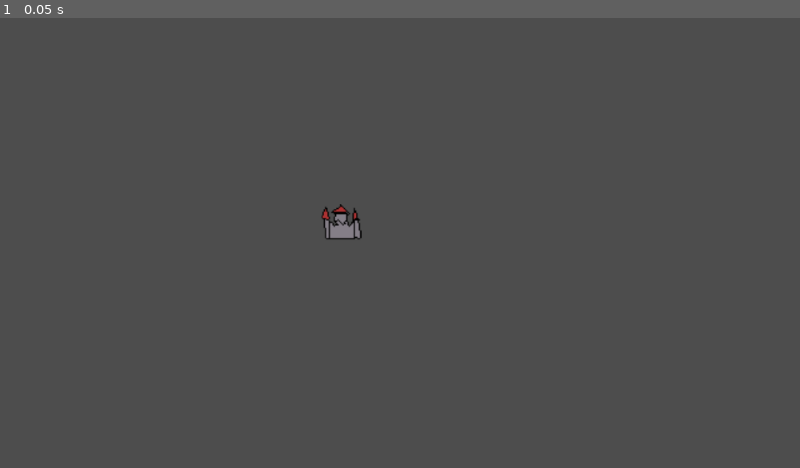
Above: before the commit, frame 1.
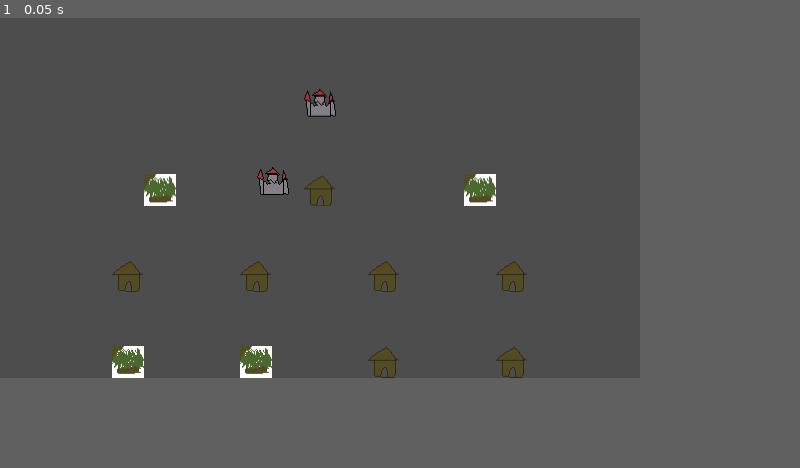
Above: after the commit, the same moment.

Repository: Fredo992/godot-project
Game: Godot game, scene res://Test folder/menutest.tscn
Two runs of this game, one before a commit and one after it. Both use one fixed random seed, a clock stepped at 60 frames per second and the inputs below. Before the commit the project has no main scene; this scene is started directly in both runs.
Inputs:
- Up to frame 1 (0.05 s): no input
In our replay, the window is 800x450 before the commit and 640x360 after it. These sizes can differ from the game's own. Grey fills any space a smaller window leaves; there, only what the larger window draws over its background counts as a difference.

The runs differ from the first frame. In frame 1, 2.8% of the frame differs, in the area x 14-66%, y 15-80%.

Commit message:
refactoring world map script
- world map manager uses utility functions of world map generator, hold a cache of the position and the type of node initialized, hold a cache of the open menu and clean it when clicked another menu
- world map generator, utility script that hold the fucntions to fill the map with nodes based on screen heigth

Diff:
--- a/project.godot
+++ b/project.godot
@@ -11,21 +11,20 @@
 [application]
 
 config/name="boh"
+run/main_scene="uid://bvax0dhh6i8bn"
 config/features=PackedStringArray("4.7", "Mobile")
 
 [autoload]
 
 InputManager="*uid://becpnfcuy4xug"
-WorldMap="*uid://bnckkgl1h60mf"
 AssetLoader="*uid://b4m0axn51tswh"
+WorldMapManager="*uid://fmkqymhui2fo"
 
 [display]
 
 window/size/viewport_width=640
 window/size/viewport_height=360
 window/size/mode=3
-window/size/window_width_override=3840
-window/size/window_height_override=2160
 window/stretch/mode="canvas_items"
 
 [dotnet]
--- a/scenes/map_object/map_object.gd
+++ b/scenes/map_object/map_object.gd
@@ -25,9 +25,6 @@
 func _on_mouse_click() -> void:
 	request_menu_open.emit(option_menu)
 
-
-
-
 func _on_mouse_entered() -> void:
 	sprite.scale = Vector2(1.1, 1.1)
 
--- /dev/null
+++ b/scenes/ui/character/CharacterSheet.gd
@@ -0,0 +1,22 @@
+
+class_name CharacterSheet
+extends Resource
+
+enum statName{STR,DEX,CON}
+
+var characterStat: Dictionary[statName, int] = {
+	statName.STR: 0,
+	statName.DEX: 0,
+	statName.CON: 0
+}
+
+
+func _increaseStat(key: statName, amount: int):
+	if amount > 0:
+		characterStat[key] += amount
+	else:
+		characterStat[key] -= amount
+
+func _initializeSheet(stats: Dictionary[statName, int]):
+	for key in stats:
+		characterStat[key] = stats[key]
--- /dev/null
+++ b/scenes/ui/character/PlayerMenu.gd
@@ -0,0 +1 @@
+extends Control
--- /dev/null
+++ b/scenes/ui/character/control.tscn
@@ -0,0 +1,24 @@
+[gd_scene format=3 uid="uid://bvax0dhh6i8bn"]
+
+[ext_resource type="Script" uid="uid://y27ofh8ur1tq" path="res://scenes/ui/character/PlayerMenu.gd" id="1_3yvhp"]
+
+[node name="Control" type="Control" unique_id=1324355192]
+layout_mode = 3
+anchors_preset = 15
+anchor_right = 1.0
+anchor_bottom = 1.0
+grow_horizontal = 2
+grow_vertical = 2
+script = ExtResource("1_3yvhp")
+
+[node name="Panel" type="Panel" parent="." unique_id=1885666302]
+layout_mode = 0
+offset_right = 640.0
+offset_bottom = 362.0
+
+[node name="VBoxContainer" type="VBoxContainer" parent="Panel" unique_id=1706567081]
+layout_mode = 0
+offset_left = 335.0
+offset_top = 16.0
+offset_right = 621.0
+offset_bottom = 346.0
--- a/scenes/ui/menu/popup_menu.gd
+++ b/scenes/ui/menu/popup_menu.gd
@@ -20,11 +20,11 @@
 	menu_rect = Rect2($SfondoMenu/OptionsContainer.global_position, size)
 
 #to debug visually
-#func _draw() -> void:
-	#if menu_rect:
-		#var local_rect = Rect2(menu_rect.position - global_position, menu_rect.size)
-		#draw_rect(local_rect, Color(1.0, 0.0, 0.0, 0.3), true)
-		#draw_rect(local_rect, Color(1.0, 0.0, 0.0, 1.0), false, 2.0)
+func _draw() -> void:
+	if menu_rect:
+		var local_rect = Rect2(menu_rect.position - global_position, menu_rect.size)
+		draw_rect(local_rect, Color(1.0, 0.0, 0.0, 0.3), true)
+		draw_rect(local_rect, Color(1.0, 0.0, 0.0, 1.0), false, 2.0)
 
 func _setup_button_behavior(button: Button, text: String, behavior: Callable):
 	button.text = text
--- /dev/null
+++ b/scenes/world_map/WorldMap.tscn
@@ -0,0 +1,85 @@
+[gd_scene format=3 uid="uid://bk5lo65qkp4n6"]
+
+[ext_resource type="Script" uid="uid://fmkqymhui2fo" path="res://scenes/world_map/world_map_manager.gd" id="1_cd3fp"]
+[ext_resource type="Texture2D" uid="uid://bj8lmo1j7uxpm" path="res://resources/sprites/map nodes/old/ChatGPT Image Jun 4, 2026, 03_36_50 PM.png" id="2_rpk6m"]
+[ext_resource type="StyleBox" uid="uid://yo8sl8cft5p1" path="res://resources/style/FF7Button.tres" id="3_lcn2y"]
+[ext_resource type="StyleBox" uid="uid://mdk1rivvts73" path="res://resources/style/PressedButton.tres" id="4_4m3x2"]
+[ext_resource type="StyleBox" uid="uid://bipcs04h6m5kn" path="res://resources/style/HoverButton.tres" id="5_67qyv"]
+[ext_resource type="Script" uid="uid://b5et0dtkfvf3e" path="res://scenes/world_map/camera_movement.gd" id="6_ig6v8"]
+
+[node name="WorldMap" type="Control" unique_id=1365758619]
+layout_mode = 3
+anchors_preset = 15
+anchor_right = 1.0
+anchor_bottom = 1.0
+grow_horizontal = 2
+grow_vertical = 2
+mouse_filter = 1
+script = ExtResource("1_cd3fp")
+
+[node name="TextureRect" type="TextureRect" parent="." unique_id=956487315]
+layout_mode = 1
+anchors_preset = 15
+anchor_right = 1.0
+anchor_bottom = 1.0
+offset_left = -192.0
+offset_top = -588.0
+offset_right = 192.0
+offset_bottom = 588.0
+grow_horizontal = 2
+grow_vertical = 2
+texture = ExtResource("2_rpk6m")
+
+[node name="CanvasLayer" type="CanvasLayer" parent="." unique_id=1531961329]
+
+[node name="Panel" type="Panel" parent="CanvasLayer" unique_id=282361317]
+anchors_preset = 3
+anchor_left = 1.0
+anchor_top = 1.0
+anchor_right = 1.0
+anchor_bottom = 1.0
+grow_horizontal = 0
+grow_vertical = 0
+mouse_filter = 1
+
+[node name="VBoxContainer" type="VBoxContainer" parent="CanvasLayer/Panel" unique_id=779456170]
+layout_mode = 1
+anchors_preset = 3
+anchor_left = 1.0
+anchor_top = 1.0
+anchor_right = 1.0
+anchor_bottom = 1.0
+offset_left = -28.0
+offset_top = -56.0
+grow_horizontal = 0
+grow_vertical = 0
+theme_override_constants/separation = 0
+alignment = 2
+
+[node name="Button" type="Button" parent="CanvasLayer/Panel/VBoxContainer" unique_id=921780135]
+layout_mode = 2
+theme_override_styles/normal = ExtResource("3_lcn2y")
+theme_override_styles/pressed = ExtResource("4_4m3x2")
+theme_override_styles/hover = ExtResource("5_67qyv")
+text = "Army
+"
+
+[node name="Button2" type="Button" parent="CanvasLayer/Panel/VBoxContainer" unique_id=1777315304]
+layout_mode = 2
+theme_override_styles/normal = ExtResource("3_lcn2y")
+theme_override_styles/pressed = ExtResource("4_4m3x2")
+theme_override_styles/hover = ExtResource("5_67qyv")
+text = "Inventory"
+
+[node name="Button3" type="Button" parent="CanvasLayer/Panel/VBoxContainer" unique_id=2016378290]
+layout_mode = 2
+theme_override_styles/normal = ExtResource("3_lcn2y")
+theme_override_styles/pressed = ExtResource("4_4m3x2")
+theme_override_styles/hover = ExtResource("5_67qyv")
+text = "Diary
+"
+
+[node name="Camera2D" type="Camera2D" parent="." unique_id=1569878698]
+anchor_mode = 0
+drag_vertical_enabled = true
+script = ExtResource("6_ig6v8")
--- /dev/null
+++ b/scenes/world_map/camera_movement.gd
@@ -0,0 +1,16 @@
+extends Camera2D
+
+
+@export var pan_speed: float = 400.0
+
+func _process(delta: float) -> void:
+	var dir := Vector2.ZERO
+	if Input.is_action_pressed("ui_right"):
+		dir.x += 1
+	if Input.is_action_pressed("ui_left"):
+		dir.x -= 1
+	if Input.is_action_pressed("ui_down"):
+		dir.y += 1
+	if Input.is_action_pressed("ui_up"):
+		dir.y -= 1
+	position += dir * pan_speed * delta
--- a/scenes/world_map/map_generator.gd
+++ /dev/null
@@ -1,86 +0,0 @@
-extends Node2D
-
-
-var number_of_rows = 16
-var screen_height = 1040
-var space_between_rows
-
-func getRowsSpacing(rows):
-	return screen_height / (rows + 1)
-
-
-func getEntityPositionsOnX(number_of_entities, entity_y):
-	var screen_width = get_viewport().get_visible_rect().size.x
-	var entity_positions: Array = []
-	var space_between_entities = screen_width / (number_of_entities + 1)
-	for i in range(number_of_entities):
-		var entity_x = space_between_entities * ( i + 1)
-		entity_positions.append(Vector2(entity_x, entity_y))
-	return entity_positions
-
-
-func castToPackedScenes(asset_dictionary: Dictionary, key: String):
-	var file_dictionary:File_dictionary = asset_dictionary[key]
-	var scene_array: Array[PackedScene] = []
-	for value in file_dictionary.folder_dictionary.values():
-		var path = value
-		var scene = load(path)
-		if scene is PackedScene:
-			scene_array.append(scene)
-	return scene_array
-
-
-func makeInstanceOfScene(scene :PackedScene, entity_pos :Vector2):
-	var instance = scene.instantiate()
-	add_child(instance)
-	instance.position = entity_pos
-	if instance.has_signal("request_menu_open"):
-		instance.request_menu_open.connect(WorldMap._on_menu_requested)
-	return instance
-
-func _ready():
-	InputManager.subscribe_click_ui(_unhandled_input)
-	space_between_rows = getRowsSpacing(number_of_rows)
-	var fixed_scenes = castToPackedScenes(AssetLoader.asset_dictionary, "fixed_nodes")
-	var random_scenes =  castToPackedScenes(AssetLoader.asset_dictionary, "random_nodes")
-
-	for i in range(number_of_rows):
-		if (i == 0):
-			var positions = getEntityPositionsOnX(1, (space_between_rows * (i+1)))
-			makeInstanceOfScene(fixed_scenes[0], positions[0])
-		elif (i == number_of_rows -1):
-			var positions = getEntityPositionsOnX(1, (space_between_rows * (i+1)))
-			makeInstanceOfScene(fixed_scenes[0], positions[0])
-		elif (i%4 == 0):
-			var positions = getEntityPositionsOnX(1, (space_between_rows * (i+1)))
-			makeInstanceOfScene(fixed_scenes[1], positions[0])
-		else:
-			for entity_pos in getEntityPositionsOnX(randi_range(1,4), (space_between_rows * (i+1))):
-				makeInstanceOfScene(random_scenes[randi_range(1,random_scenes.size())-1], entity_pos)
-
-
-var trascinamento_attivo: bool = false
-var offset_y: float = 0.0
-
-func _unhandled_input(event: InputEvent) -> void:
-	# 1. Controlliamo il tasto destro per il trascinamento
-	if event is InputEventMouseButton and event.button_index == MOUSE_BUTTON_RIGHT:
-		trascinamento_attivo = event.pressed
-		# Memorizziamo la differenza tra la posizione del mondo e il mouse al momento del click
-		if trascinamento_attivo:
-			offset_y = event.position.y - position.y
-
-	# 2. Se muoviamo il mouse, spostiamo il mondo solo in verticale
-	if event is InputEventMouseMotion and trascinamento_attivo:
-		# Usiamo la posizione assoluta del mouse meno l'offset calcolato al click
-		# Questo garantisce che la mappa segua il mouse senza usare il "relative"
-		position.y = event.position.y - offset_y
-
-		# Controllo superiore
-		if position.y >= 0:
-			position.y = 0
-
-		if position.y <= -(screen_height - get_viewport_rect().size.y):
-			position.y = -(screen_height - get_viewport_rect().size.y)
-
-		position.x = 0.0
--- /dev/null
+++ b/scenes/world_map/static_map_generator.gd
@@ -0,0 +1,63 @@
+extends RefCounted
+class_name MapGenerator
+
+var number_of_rows = 20
+var screen_height: float
+var screen_width: float
+
+func _init(height: float, width: float) -> void:
+	screen_height = height
+	screen_width = width
+
+func _getRowsSpacing(rows):
+	return screen_height / (rows + 1)
+
+
+func _getEntityPositionsOnX(number_of_entities, entity_y):
+	var entity_positions: Array = []
+	var space_between_entities = screen_width / (number_of_entities + 1)
+	for i in range(number_of_entities):
+		var entity_x = space_between_entities * ( i + 1)
+		entity_positions.append(Vector2(entity_x, entity_y))
+	return entity_positions
+
+
+func _castToPackedScenes(asset_dictionary: Dictionary, key: String):
+	var file_dictionary:File_dictionary = asset_dictionary[key]
+	var scene_array: Array[PackedScene] = []
+	for value in file_dictionary.folder_dictionary.values():
+		var path = value
+		if ResourceLoader.exists(path):
+			var scene = load(path)
+			if scene is PackedScene:
+				scene_array.append(scene)
+		else:
+			print("Attenzione: Il path è errato o la risorsa non esiste: ", path)
+	return scene_array
+
+func _makeInstanceOfScene(scene :PackedScene, entity_pos :Vector2):
+	var instance = scene.instantiate()
+	instance.position = entity_pos
+	return instance
+
+func _generate_map() -> Array[Node]:
+	var space_between_rows = _getRowsSpacing(number_of_rows)
+	var fixed_scenes = _castToPackedScenes(AssetLoader.asset_dictionary, "fixed_nodes")
+	var random_scenes =  _castToPackedScenes(AssetLoader.asset_dictionary, "random_nodes")
+	var map_cache: Array[Node]
+
+	for i in range(number_of_rows):
+		if (i == 0):
+			var positions = _getEntityPositionsOnX(1, (space_between_rows * (i+1)))
+			map_cache.append(_makeInstanceOfScene(fixed_scenes[0], positions[0]))
+		elif (i == number_of_rows -1):
+			var positions = _getEntityPositionsOnX(1, (space_between_rows * (i+1)))
+			map_cache.append(_makeInstanceOfScene(fixed_scenes[0], positions[0]))
+		elif (i%4 == 0):
+			var positions = _getEntityPositionsOnX(1, (space_between_rows * (i+1)))
+			map_cache.append(_makeInstanceOfScene(fixed_scenes[1], positions[0]))
+		else:
+			for entity_pos in _getEntityPositionsOnX(randi_range(1,4), (space_between_rows * (i+1))):
+				map_cache.append(_makeInstanceOfScene(random_scenes[randi_range(1,random_scenes.size())-1], entity_pos))
+
+	return map_cache
--- a/scenes/world_map/world_map.gd
+++ /dev/null
@@ -1,45 +0,0 @@
-extends TextureRect
-
-var open_menu: MyPopupMenu = null
-var menu_shape: Rect2
-
-#
-	#menu_istanza = menu_scena.instantiate()
-		#menu_istanza._on_instance(option_menu)
-		#add_child(menu_istanza)
-		#menu_istanza.position = Vector2.ZERO
-		#request_menu_open.emit(menu_istanza, menu_istanza.get_node("SfondoMenu").get_global_rect())
-
-
-func _ready() -> void:
-	# Collega tutti i MapObject figli che sono già presenti nella scena
-	for child in get_children():
-		if child is MapObject:
-			_connect_map_object(child)
-
-# Funzione per collegare i segnali di un MapObject (da usare anche se ne istanzi di nuovi a runtime)
-func _connect_map_object(map_obj: MapObject) -> void:
-	map_obj.request_menu_open.connect(_on_menu_requested)
-
-func _on_menu_requested(option_menu) -> void:
-	if open_menu:
-		open_menu.queue_free()
-		open_menu = null
-
-	var menu_type = AssetLoader.get_resource("menu", "popup_menu.tscn", "tscn") as PackedScene
-	open_menu = menu_type.instantiate() as MyPopupMenu
-	add_child(open_menu)
-
-	open_menu.position = get_local_mouse_position()
-	open_menu._on_instance(option_menu)
-
-	menu_shape = open_menu.menu_rect
-	print(menu_shape)
-
-func _unhandled_input(event: InputEvent) -> void:
-	if event is InputEventMouseButton and event.pressed and event.button_index == MOUSE_BUTTON_LEFT:
-		if open_menu:
-			var mouse_pos = get_local_mouse_position()
-			if not menu_shape.has_point(mouse_pos):
-				open_menu.queue_free()
-				open_menu = null
--- a/scenes/world_map/world_map.tscn
+++ /dev/null
@@ -1,19 +0,0 @@
-[gd_scene format=3 uid="uid://cf43qjupgcb6j"]
-
-[ext_resource type="Script" uid="uid://broyevkux8eum" path="res://scenes/world_map/map_generator.gd" id="1_i1wog"]
-[ext_resource type="Script" uid="uid://bnckkgl1h60mf" path="res://scenes/world_map/world_map.gd" id="2_kvdqv"]
-
-[sub_resource type="CompressedTexture2D" id="CompressedTexture2D_wijl4"]
-load_path = "res://.godot/imported/ChatGPT Image Jun 4, 2026, 03_48_28 PM.png-15fa94ab13cb2ac36ccfe121d4f21c55.ctex"
-
-[node name="Map" type="Node2D" unique_id=1446147403]
-script = ExtResource("1_i1wog")
-
-[node name="TextureRect" type="TextureRect" parent="." unique_id=2011711174]
-visible = false
-texture_filter = 1
-offset_right = 995.0
-offset_bottom = 1580.0
-mouse_filter = 2
-texture = SubResource("CompressedTexture2D_wijl4")
-script = ExtResource("2_kvdqv")
--- /dev/null
+++ b/scenes/world_map/world_map_manager.gd
@@ -0,0 +1,38 @@
+extends Control
+
+
+var visible_rows = 5
+var open_menu: MyPopupMenu
+var menu_shape: Rect2
+
+func _ready() -> void:
+	var screen_heigth = get_viewport().get_visible_rect().size.y
+	var screen_width = get_viewport().get_visible_rect().size.x
+	var total_map_height = screen_heigth * visible_rows
+	var map_generator = MapGenerator.new(total_map_height, screen_width)
+	var map_cache = map_generator._generate_map()
+	for node: MapObject in map_cache:
+		node.request_menu_open.connect(_on_menu_requested)
+		add_child(node)
+
+
+
+func _on_menu_requested(option_menu) -> void:
+
+	var menu_type = AssetLoader.get_resource("menu", "popup_menu.tscn", "tscn") as PackedScene
+	open_menu = menu_type.instantiate() as MyPopupMenu
+
+	add_child(open_menu)
+
+	open_menu.position = get_local_mouse_position()
+	open_menu._on_instance(option_menu)
+
+	menu_shape = open_menu.menu_rect
+
+func _unhandled_input(event: InputEvent) -> void:
+	if event is InputEventMouseButton and event.pressed and event.button_index == MOUSE_BUTTON_LEFT:
+		if open_menu:
+			var mouse_pos = get_local_mouse_position()
+			if not menu_shape.has_point(mouse_pos):
+				open_menu.queue_free()
+				open_menu = null
Empty file added: CharacterSheet.gd
Not shown, added: CharacterSheet.gd.uid
Not shown, added: scenes/ui/character/CharacterSheet.gd.uid
Not shown, added: scenes/ui/character/PlayerMenu.gd.uid
Not shown, added: scenes/world_map/camera_movement.gd.uid
Not shown, removed: scenes/world_map/map_generator.gd.uid
Not shown, added: scenes/world_map/static_map_generator.gd.uid
Not shown, removed: scenes/world_map/world_map.gd.uid
Not shown, added: scenes/world_map/world_map_manager.gd.uid
Not shown, added: scenes/world_map/world_map.tscn10599180764.tmp
